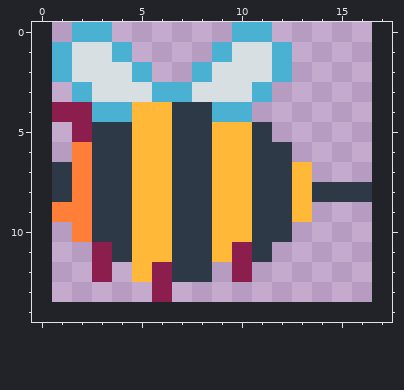
Two versions of one pixel-art sprite, assets/raw/bumble_small.png. The picture above was drawn from the file before the commit.
The file is 16x14 pixels. The old version is drawn lined up with the new one, on the new canvas.
The same view after the edit:
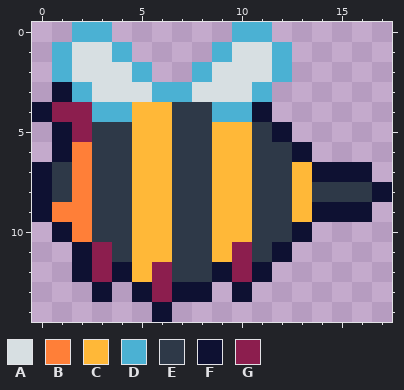
Palette (. is transparent): A #d7dfe2  B #ff7f38  C #ffb838  D #4bb1d3  E #2e3948  F #0e1132  G #8c1e4e
The edit:
canvas 16x14 -> 18x15, the old top-left corner now at 1,0
@@ x 0..17 @@
  2 .DAAAD..DAAAD.....
- 3 ..DAAADDAAAD......
- 4 .GGDDCCEEDD.......
- 5 ..GEECCEECCE......
- 6 ..BEECCEECCEE.....
- 7 .EBEECCEECCEEC....
- 8 .EBEECCEECCEECEEE.
- 9 .BBEECCEECCEEC....
-10 ..BEECCEECCEE.....
-11 ...GECCEECGE......
-12 ...G.CGEE.G.......
-13 ......G...........
-14 ..................
+ 3 .FDAAADDAAAD......
+ 4 FGGDDCCEEDDF......
+ 5 .FGEECCEECCEF.....
+ 6 .FBEECCEECCEEF....
+ 7 FEBEECCEECCEECFFF.
+ 8 FEBEECCEECCEECEEEF
+ 9 FBBEECCEECCEECFFF.
+10 .FBEECCEECCEEF....
+11 ..FGECCEECGEF.....
+12 ..FGFCGEEFGF......
+13 ...F.FGFF.F.......
+14 ......F...........
Where, in picture pixels (left, top, right, bottom), the same in both pictures:
added: (32, 82, 392, 322)
